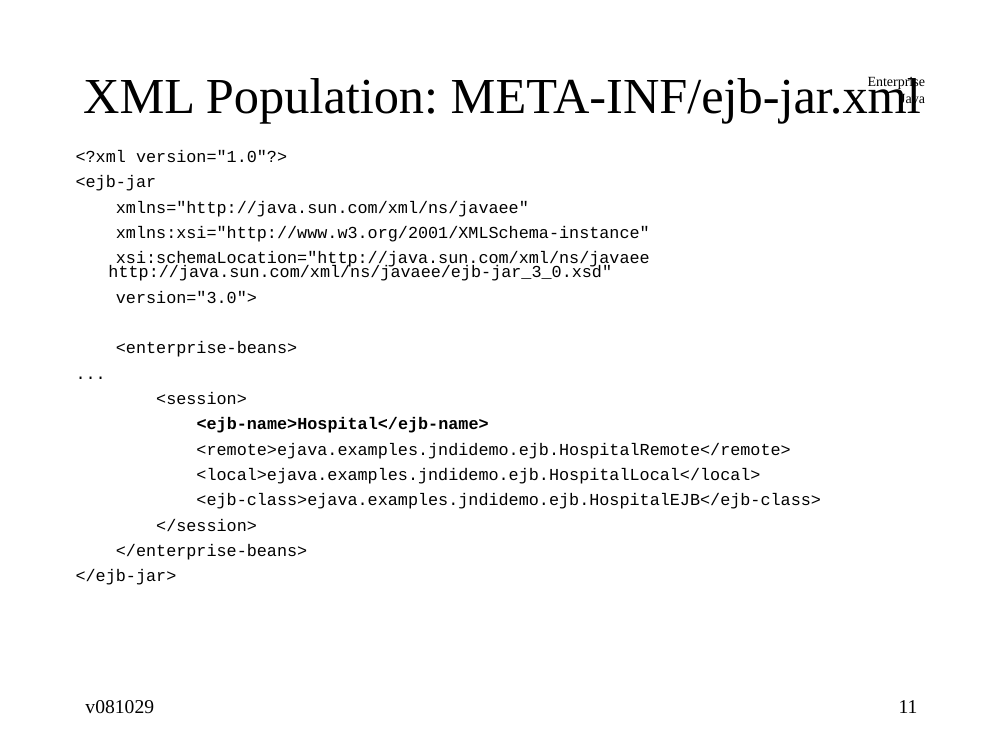
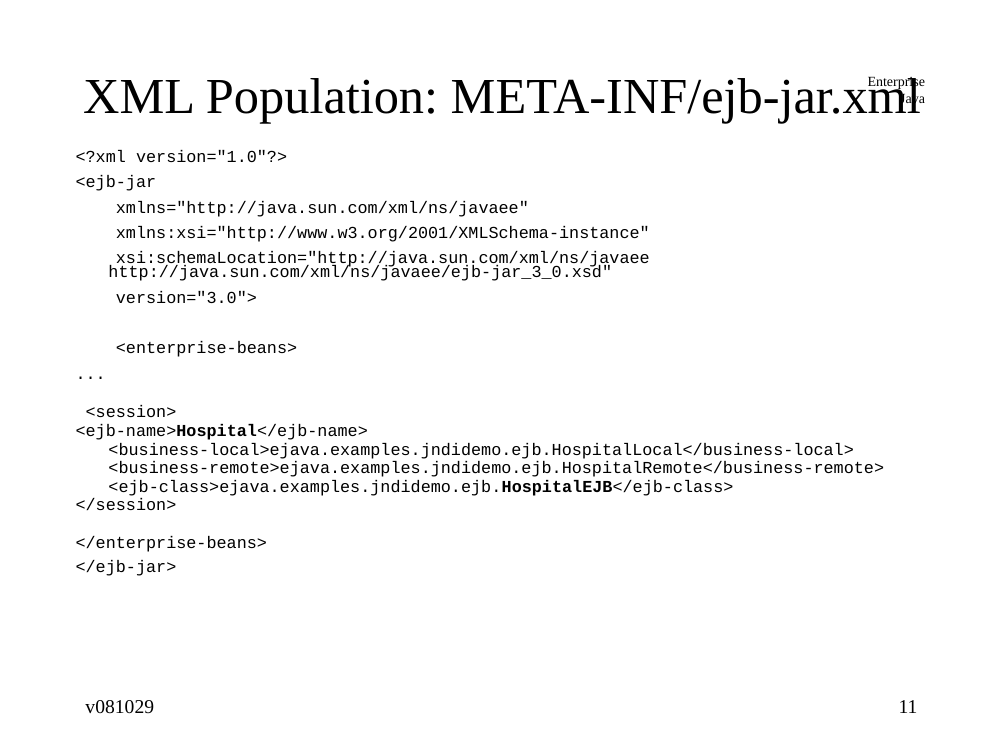
Before and after one commit to jcstaff/ejava-javaee, a slide deck: slide 11 of jndiDemo/src/site/resources/lectures/jndiENC.ppt. Drawn at 1008x756 pixels with LibreOffice and Linux fonts; fonts in the diff are those of the drawing. Boxes give left, top, right and bottom in pixels: in the first picture for what was removed or moved away, otherwise in the second. Text is boxed around its words. In the diff, an @@ line names an element or a change of style, - is before the commit and + after.

```diff
--- a/jndiDemo/src/site/resources/lectures/jndiENC.ppt
+++ b/jndiDemo/src/site/resources/lectures/jndiENC.ppt
@@ text at [76, 405, 733, 552]: bold off in "<ejb-name>Hospital</ejb-name>"; bold on in "<ejb-class>ejava.examples.jndidemo.ejb.HospitalEJB</ejb-clas ..."; line spacing 0.7 to 0.37 @@
@@ text at [108, 443, 884, 477]: text changed @@
-<remote>ejava.examples.jndidemo.ejb.HospitalRemote</remote>
-<local>ejava.examples.jndidemo.ejb.HospitalLocal</local>
+<business-local>ejava.examples.jndidemo.ejb.HospitalLocal</business-local>
+<business-remote>ejava.examples.jndidemo.ejb.HospitalRemote</business-remote>
```
Also in this commit, not shown: 4 other slides changed, 3 other files.
